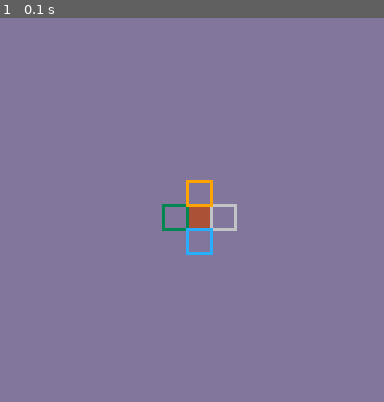
Above: before the commit, frame 1.
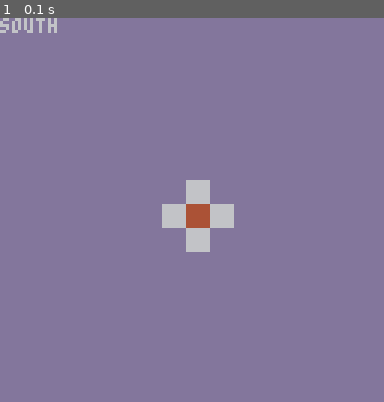
Above: after the commit, the same moment.

Repository: maleker86/puxor
Game: PICO-8 cartridge puxor.p8
Two runs of this game, one before a commit and one after it. Both use one fixed random seed, a clock stepped at 60 frames per second and the inputs below.
Inputs:
- Up to frame 1 (0.1 s): no input

The runs differ from the first frame. In frame 1, 2.2% of the frame differs, in the area x 0-62%, y 0-62%.

Commit message:
choose n, s, e, w and report it

Diff:
--- a/puxor.p8
+++ b/puxor.p8
@@ -12,48 +12,44 @@
  sx=62
  sy=62
  start={sx,sy}
- random=rnd(5)
+
+ random=flr(rnd(5))
+ if random==0 then random+=1 end
+
+
  pathcol=4
 
- lcol=3
+ lcol=6
  rcol=6
- ucol=9
- dcol=12
+ ucol=6
+ dcol=6
 
  bgcol=13
 end
 
 function _update()
 
+ locatepath()
 end
 
 function _draw()
  cls(bgcol)
  --origin sq
-	rectfill(sx,sy,sx+8,sy+8,pathcol)
+	rectfill(sx,sy,sx+7,sy+7,pathcol)
 
- findpath()
 -- print(random)
- --l
- rect(lx,ly,lx+8,sy+8,lcol)
- --r
- rect(rx,ry,rx+8,ry+8,rcol)
- --u
- rect(ux,uy,ux+8,uy+8,ucol)
- --d
- rect(dx,dy,dx+8,dy+8,dcol)
-
+ drawpath()
+ choosepath()
 end
 -->8
---path logic
+--paths
 
-function findpath()
+function locatepath()
 -- foreach(start,print)
 -- foreach(left,print)
 -- foreach(right,print)
 -- foreach(up,print)
 -- foreach(down,print)
-
 
  --left space
  	lx=start[1]-8
@@ -81,6 +75,39 @@
 
  	down={dx,dy}
 end
+
+function drawpath()
+ --l
+ rectfill(lx,ly,lx+7,sy+7,lcol)
+ --r
+ rectfill(rx,ry,rx+7,ry+7,rcol)
+ --u
+ rectfill(ux,uy,ux+7,uy+7,ucol)
+ --d
+ rectfill(dx,dy,dx+7,dy+7,dcol)
+
+end
+
+function choosepath()
+  --choose path direction
+ n=1
+ e=2
+ s=3
+ w=4
+
+ if random==n then
+  print("north")
+ elseif random==e then
+  print("east")
+ elseif random==s then
+  print("south")
+ elseif random==w then
+  print("west")
+ else
+  print("error")
+ end
+
+end
 __gfx__
 00000000000000000000000000000000000000000000000000000000000000000000000000000000000000000000000000000000000000000000000000000000
 00000000000000000000000000000000000000000000000000000000000000000000000000000000000000000000000000000000000000000000000000000000
